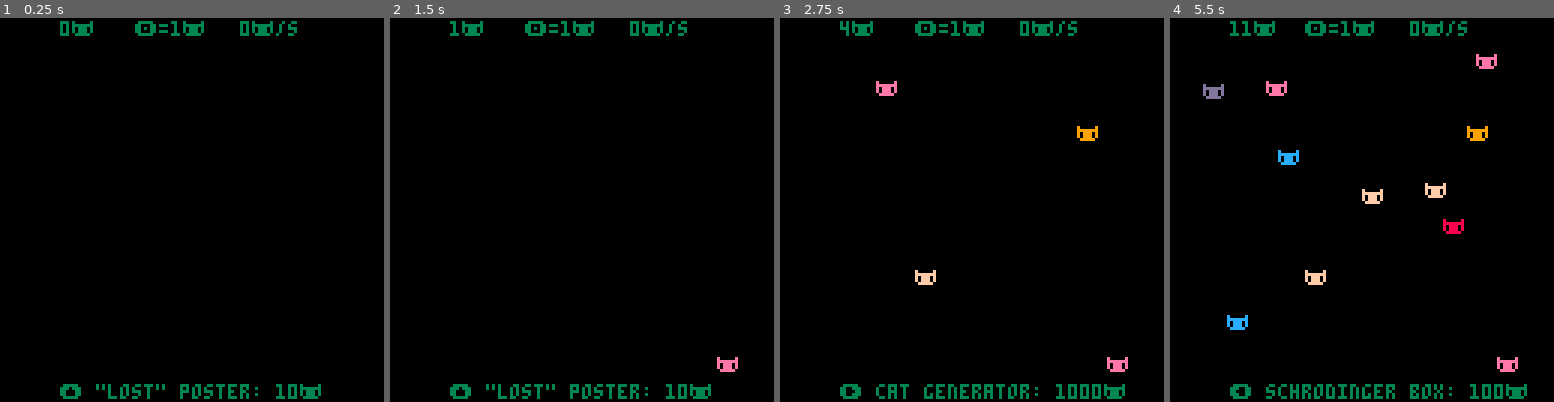
Above: before the commit, frames 1-4 (left to right).
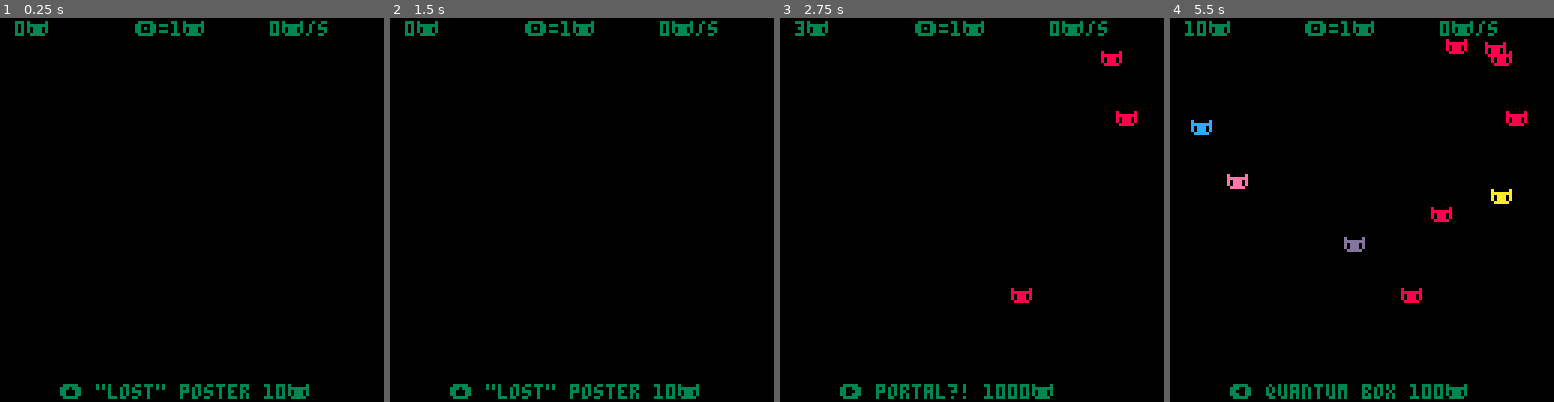
Above: after the commit, the same moments.

Repository: cpiod/catpocalypse
Game: PICO-8 cartridge catpocalypse.p8
Same seed, same stepped clock (60 frames per second), same inputs: the game is played once before the commit and once after it.
Inputs:
- Up to frame 1 (0.25 s): no input
- Up to frame 2 (1.5 s): tap X (X key) at 0.33, 1.07 s; tap O (Z key) at 0.7 s
- Up to frame 3 (2.75 s): hold Right 1.6-2.1 s; tap O (Z key) at 1.7, 2.1, 2.5 s; tap X (X key) at 1.85 s; hold Up 2.15-2.42 s; hold Right from 2.47 s (still down)
- Up to frame 4 (5.5 s): tap O (Z key) every 0.4 s from 2.9 to 5.3 s; tap X (X key) at 2.97, 4.08, 5.2 s; release Right at 3.03 s; hold Left 3.08-3.58 s; hold Down 3.63-3.97 s; hold Right 4.02-4.68 s; hold Up 4.73-5.03 s; hold Left from 5.08 s (still down)

The runs differ from the first frame. In frame 1, 1.2% of the frame differs, in the area x 3-86%, y 0-100%; in frame 2, 1.3%; in frame 3, 3.0%; in frame 4, 4.9%, in the area x 3-93%, y 0-100%.

Commit message:
Final version

Diff:
--- a/catpocalypse.p8
+++ b/catpocalypse.p8
@@ -1,42 +1,22 @@
 pico-8 cartridge // http://www.pico-8.com
 version 18
 __lua__
-c={}
-g={1,2,0,3}g[8]=4
-t={"⬅️ schrodinger box: ","➡️ cat generator: ","⬆️ \"lost\" poster: ","⬇️ mega-click: "}
-m=1
-d=0
-n=0
-p={100,1000,10,50}
-q={2,4,1,0}
-r={0,0,0,1}
-s=3
-::_::
-n+=d/30
-b=a
-u=g[btn()]
+g,m=poke2,12800g(m,2129)g(m+2,3178)g(m+4,1120)c={}g={1,2,0,3}g[8]=4z="🐱"t={"⬅️ quantum box ","➡️ portal?! ","⬆️ \"lost\" poster ","⬇️ mega-🅾️ "}m,d,n=1,0,0p={100,1000,10,50}q={2,4,1,0}r={0,0,0,1}s=3::_::n+=d/30b,u=a,g[btn()]
 if(u)s=u
-a=btn(4)
+a=btn(🅾️)
 if(a and a!=b)n+=m
-if(btn(5) and #c>=p[s])n-=p[s] d+=q[s] m+=r[s] p[s]=flr(p[s]*1.4)
+if(btn(❎)and#c>=p[s])n-=p[s]sfx(0)d+=q[s]m+=flr(r[s])p[s]=flr(p[s]*1.6)r[s]*=1.2
 while n<0 do
-del(c,c[#c])
-n+=1
+del(c,c[#c])n+=1end
+while n>1 do add(c,{rnd(122),7+rnd(110),8+rnd(8)})n-=1end
+cls()for e in all(c) do
+?z,e[1],e[2],e[3]
 end
-while n>=1 do
-add(c,{x=rnd(127),y=7+rnd(110),c=8+rnd(8)})
-n-=1
-end
-cls(0)
-for e in all(c) do
-?"🐱",e.x,e.y,e.c
-end
-?#c.."🐱",20,1,3
-?"🅾️="..m.."🐱",45,1,3
-?d.."🐱/s",80,1,3
-?t[s]..p[s].."🐱",20,122,3
-flip()
-goto _
+?#c..z,5,1,3
+?"🅾️="..m..z,45,1,3
+?d.."🐱/s",90,1,3
+?t[s]..p[s]..z,20,122,3
+flip()goto _
 __gfx__
 00000000000000000000000000000000000000000000000000000000000000000000000000000000000000000000000000000000000000000000000000000000
 00000000000000000000000000000000000000000000000000000000000000000000000000000000000000000000000000000000000000000000000000000000
Not shown, changed: the sound effects (__sfx__) section of catpocalypse.p8
